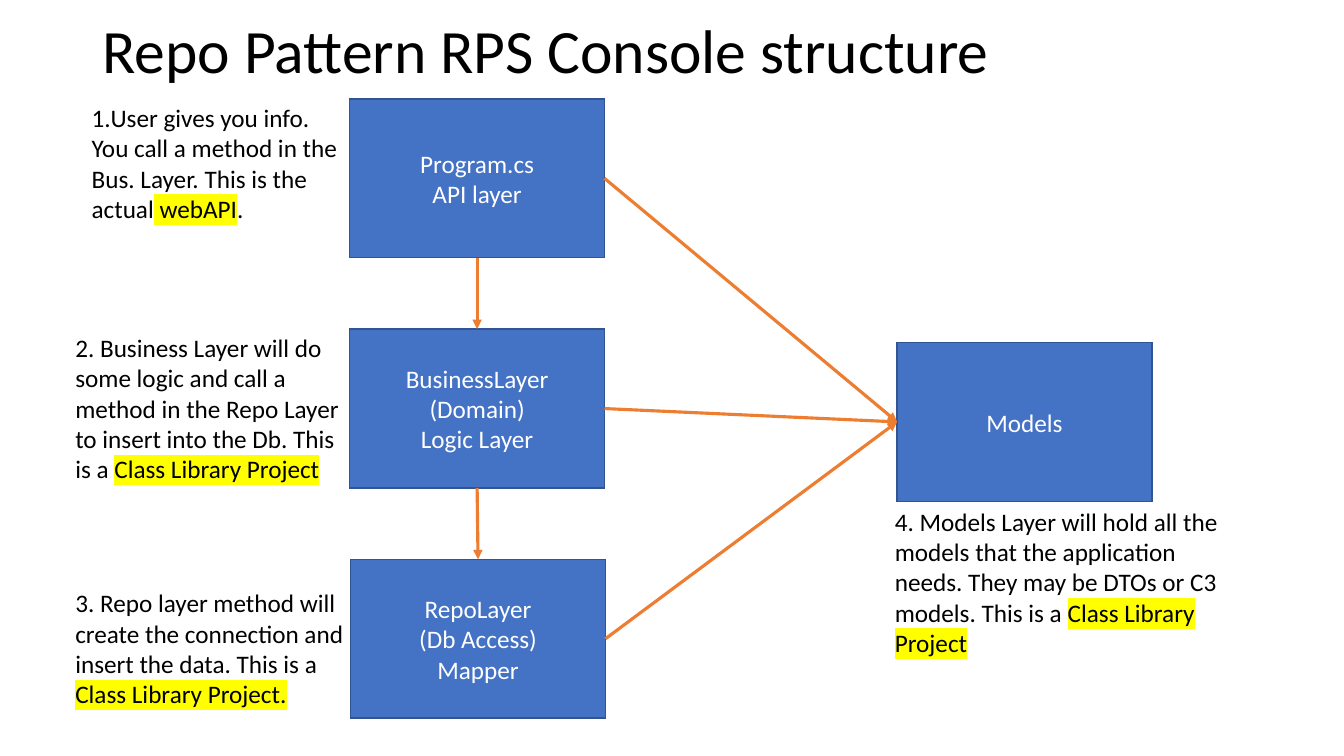
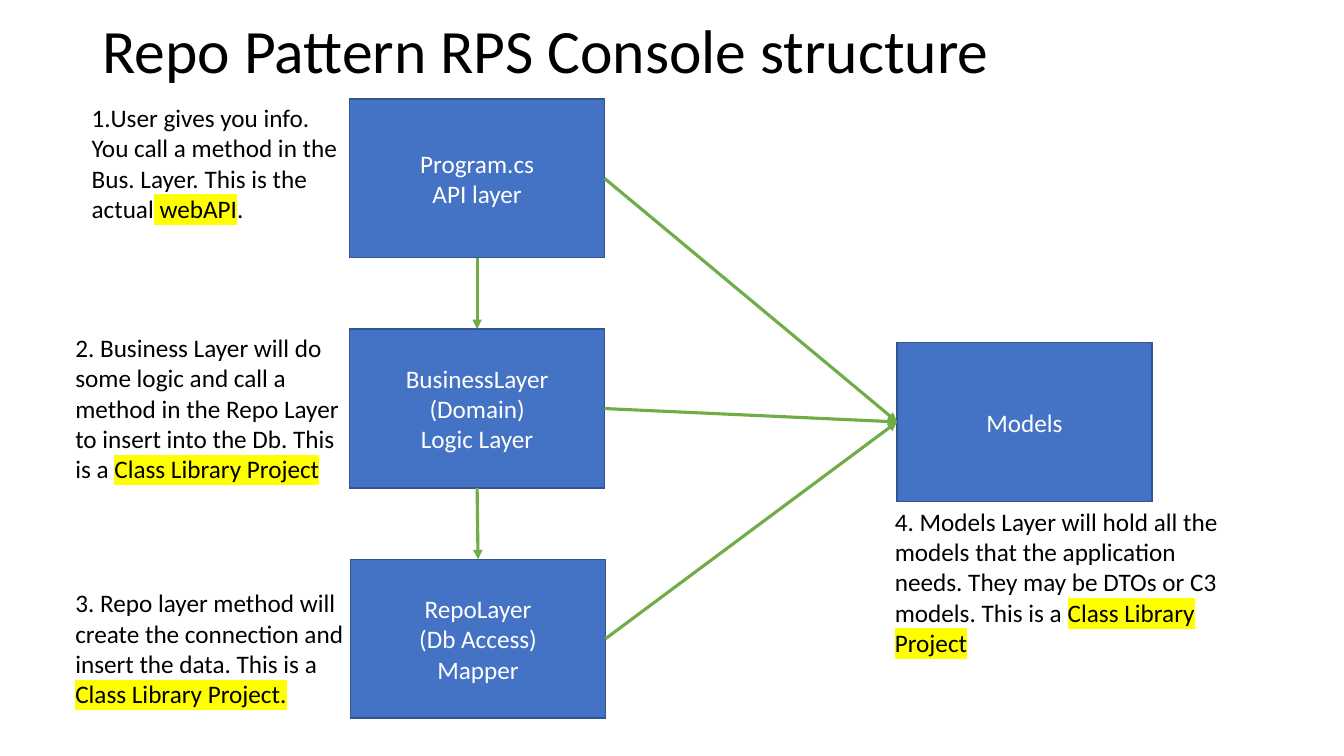
Before and after one commit to 220926NET/trainer-code, a slide deck: slide 18 of Notes/Week4/MarkDrawrings.pptx. Drawn at 1344x756 pixels with LibreOffice and Linux fonts; fonts in the diff are those of the drawing. Boxes give left, top, right and bottom in pixels: in the first picture for what was removed or moved away, otherwise in the second. Text is boxed around its words. In the diff, an @@ line names an element or a change of style, - is before the commit and + after.

Commit message:
adds API structure completion and post requests in swagger/postman/httpclient

```diff
--- a/Notes/Week4/MarkDrawrings.pptx
+++ b/Notes/Week4/MarkDrawrings.pptx
@@ arrow (605, 178) - (897, 422): stroke #ED7D31 2.25 pt to #70AD47 2.25 pt @@
@@ arrow (477, 258) - (477, 330): stroke #ED7D31 2.25 pt to #70AD47 2.25 pt @@
@@ arrow (605, 408) - (897, 422): stroke #ED7D31 2.25 pt to #70AD47 2.25 pt @@
@@ arrow (606, 639) - (897, 422): stroke #ED7D31 2.25 pt to #70AD47 2.25 pt @@
@@ arrow (477, 488) - (478, 560): stroke #ED7D31 2.25 pt to #70AD47 2.25 pt @@
```
Also in this commit, not shown: 1 slide added, 13 other files.
